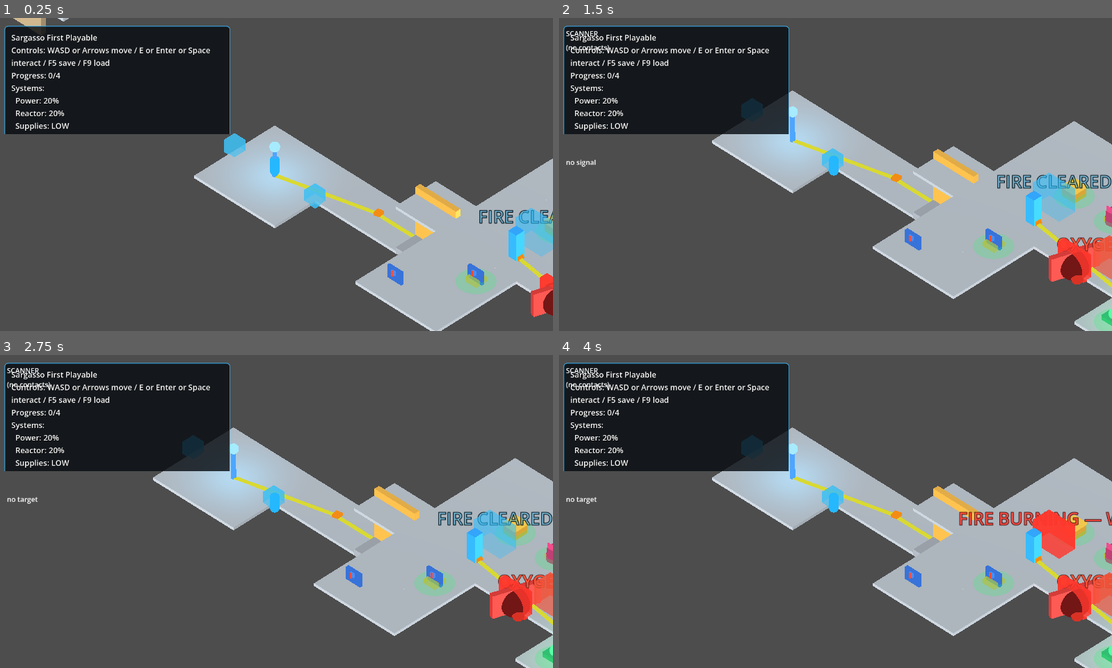
Above: before the commit, frames 1-4 (two rows, left to right).
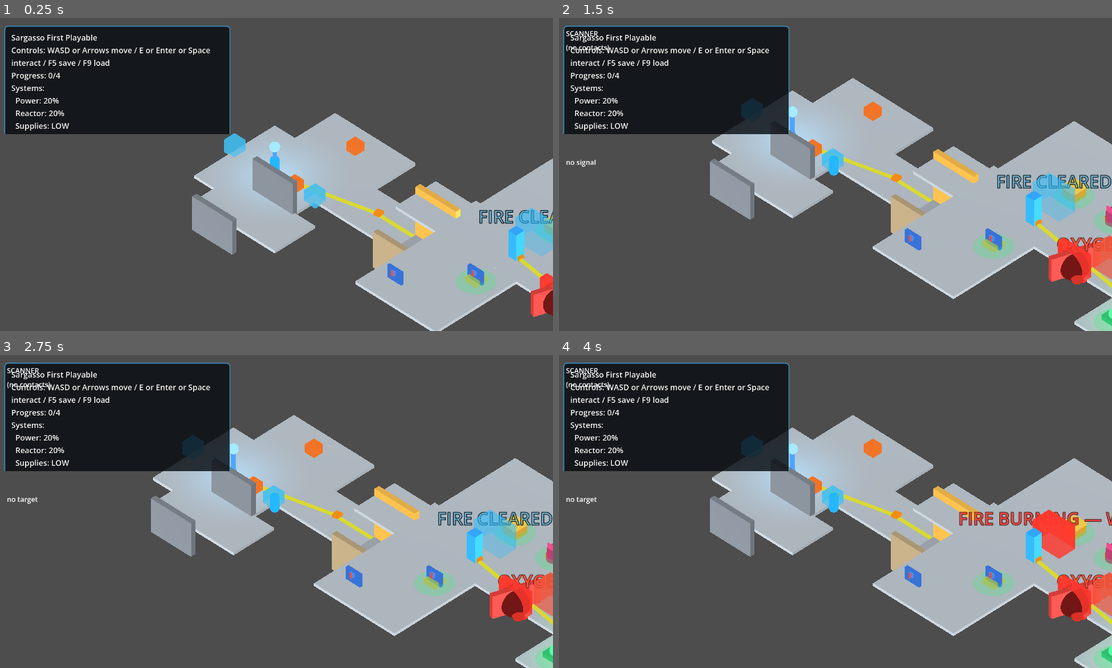
Above: after the commit, the same moments.

Repository: 9thLevelSoftware/the-synaptic-sea
Game: Godot game, scene res://scenes/main.tscn
Two runs of this game, one before a commit and one after it. Both use one fixed random seed, a clock stepped at 60 frames per second and the inputs below.
Inputs (mouse positions are in pixels of both pictures, inside the frame that each line leads up to):
- Up to frame 1 (0.25 s): no input
- Up to frame 2 (1.5 s): tap Enter (ui_accept) at 0.5, 0.77 s; move the mouse to (957, 158) at 0.52 s; hold D (move_right) 0.53-1.28 s; hold E (interact) 0.53-1.28 s; click (957, 158) at 0.67 s; move the mouse to (724, 190) at 1.27 s; hold S (move_back) from 1.28 s (still down); tap Tab (toggle_scanner) at 1.35 s
- Up to frame 3 (2.75 s): tap Enter (ui_accept) at 1.52, 2 s; move the mouse to (331, 442) at 2.02 s; release S (move_back) at 2.03 s; hold D (move_right) from 2.03 s (still down); tap Space at 2.1 s
- Up to frame 4 (4 s): tap Enter (ui_accept) at 2.75, 3.02, 3.5, 3.77 s; move the mouse to (807, 574) at 2.77 s; release D (move_right) at 2.78 s; hold W (move_forward) 2.78-3.53 s; tap Keypad Enter at 2.85 s; click (807, 574) at 2.92 s; move the mouse to (1001, 558) at 3.52 s; hold A (move_left) from 3.53 s (still down); hold E (interact) from 3.53 s (still down)

The runs differ from the first frame. In frame 1, 6.3% of the frame differs, in the area x 2-87%, y 0-81%; in frame 2, 6.1%; in frame 3, 6.1%; in frame 4, 6.1%.

Commit message:
feat(docking): port-aligned lifeboat dock at boot via DockingManager (retire fixed offset)
- DockingManager: add host_port_to_world() static helper to lift a ship-local
  port to world space via host.scene_root.global_transform
- DockPorts.for_derelict: fall back to airlock room when no dock room exists
  so coherent_ship_001 (airlock-only) can serve as a docking host
- GeneratedShipLoader: add get_layout_copy() accessor for layout_doc
- ShipInstance: add built_layout field + blueprint_layout_for_validation() seam;
  move ROOM_HALF_EXTENT/ROOM_HALF_HEIGHT consts to top-of-class
- PlayableGeneratedShip: set home_ship.built_layout from loader on boot; replace
  fixed LIFEBOAT_DOCK_OFFSET with real port-aligned _dock_piloted_to(home_ship);
  add piloted_ship field; add _dock_piloted_to/_ship_seed/_ship_condition_class helpers
- Add boot_dock_aligned_smoke: asserts gap < 0.5 between home port and lifeboat airlock

DONE_WITH_CONCERNS: canonical_opening_smoke line 39 fails — its distance-to-root
proxy for "player on derelict side" breaks now that the lifeboat root is adjacent
(~4 units) rather than 35 units away. The semantic invariant is intact (occupancy
passes in dock_copresence_smoke). Needs assertion updated to occupancy-based check.

Co-Authored-By: Claude Opus 4.8 <noreply@anthropic.com>

Diff:
--- a/scripts/procgen/generated_ship_loader.gd
+++ b/scripts/procgen/generated_ship_loader.gd
@@ -174,6 +174,10 @@
 
 func has_loaded_ship() -> bool:
 	return structural_root != null and not objective_specs.is_empty() and start_position != Vector3.INF and goal_position != Vector3.INF
+
+
+func get_layout_copy() -> Dictionary:
+	return layout_doc.duplicate(true)
 
 
 func get_start_transform() -> Transform3D:
--- a/scripts/procgen/playable_generated_ship.gd
+++ b/scripts/procgen/playable_generated_ship.gd
@@ -32,6 +32,8 @@
 const LootRollerScript := preload("res://scripts/systems/loot_roller.gd")
 const RepairPointScript := preload("res://scripts/tools/repair_point.gd")
 const ShipOccupancyScript := preload("res://scripts/systems/ship_occupancy.gd")
+const DockPortsScript := preload("res://scripts/systems/dock_ports.gd")
+const DockingManagerScript := preload("res://scripts/systems/docking_manager.gd")
 const LifeBoatBuilderScript := preload("res://scripts/procgen/life_boat.gd")
 
 signal playable_ready(summary: Dictionary)
@@ -143,6 +145,7 @@
 # Phase 5a Task 7: the physical lifeboat docked to the starting derelict.
 # Co-present at LIFEBOAT_DOCK_OFFSET; shares ship_systems_manager with the home ship.
 var lifeboat_ship = null                    # ShipInstance (docked to home_ship)
+var piloted_ship = null                     # the ShipInstance the player currently pilots (the lifeboat this cycle)
 # Sub-project #2: the active derelict's objective interactables live under a
 # dedicated root (empty while on the home ship). Separate from the home gameplay
 # roots so it stays attached when away_from_start.
@@ -1641,12 +1644,12 @@
 		# Sub-project #1: keep a stable reference to the home ship so travel_home
 		# and world-load can restore it.
 		home_ship = current_ship
+		# Store the layout so DockPorts can derive port descriptors for boot docking.
+		home_ship.built_layout = loader.get_layout_copy()
 		# Phase 5a Task 6: initialise occupancy to home ship (player starts here).
 		current_occupancy = home_ship
 		# Phase 5a Task 7: build the physical lifeboat docked to the starting derelict.
-		# The lifeboat is a 3-room Node3D placed at LIFEBOAT_DOCK_OFFSET, co-present
-		# with the home derelict. It shares ship_systems_manager so opening-damage,
-		# repair, and travel-gate semantics (#4) stay exactly as they are.
+		# The lifeboat is now port-aligned via DockingManager (replaces fixed LIFEBOAT_DOCK_OFFSET).
 		_build_lifeboat_at_home()
 	_build_interactables()
 	_build_slice_affordance_labels()
@@ -1731,22 +1734,37 @@
 	# Create the ShipInstance: shared systems_manager so #4 opening-damage, travel-gate,
 	# and repair semantics stay exactly as they are.
 	lifeboat_ship = ShipInstanceScript.create("lifeboat", "", null, ship_systems_manager, lb_root)
-
-	# Dock relationship: lifeboat is docked to the home derelict.
-	# Erase any stale lifeboat reference first (reload path: _reset_runtime_for_reload
-	# sets lifeboat_ship = null but home_ship stays, so docked_ships may still hold a
-	# stale entry from the previous load). erase (not clear) so a future task that
-	# docks OTHER ships to home is not wiped.
-	lifeboat_ship.parent_ship = home_ship
-	if home_ship != null:
-		home_ship.docked_ships.erase(lifeboat_ship)
-		home_ship.docked_ships.append(lifeboat_ship)
-
-	# Position at fixed anchor, clear of coherent_ship_001's extent and DERELICT_DOCK_OFFSET.
-	lb_root.position = LIFEBOAT_DOCK_OFFSET
-
-	# Add to the scene tree so it is co-present with the home derelict.
+	lifeboat_ship.built_layout = LifeBoatBuilderScript.build_layout()
+
+	# Add to the scene tree FIRST so host/mobile global_transforms resolve, then
+	# port-align the lifeboat to the home dock via DockingManager (replaces the
+	# fixed LIFEBOAT_DOCK_OFFSET hack — boot is now a real port-aligned dock).
 	add_child(lb_root)
+	piloted_ship = lifeboat_ship
+	_dock_piloted_to(home_ship)
+
+## Port-aligns piloted_ship's airlock to host's dock port and writes the dock
+## relationship. host.scene_root must be in-tree. Returns the dock() result dict.
+func _dock_piloted_to(host) -> Dictionary:
+	if piloted_ship == null or host == null or host.scene_root == null:
+		return {"success": false, "reason": "dock_failed"}
+	var cc := 0 if host == home_ship else _ship_condition_class(host)
+	var host_local: Dictionary = DockPortsScript.for_derelict(host.built_layout, _ship_seed(host), cc)
+	var host_world: Dictionary = DockingManagerScript.host_port_to_world(host, host_local)
+	var mobile_local: Dictionary = DockPortsScript.for_lifeboat(piloted_ship.built_layout)
+	if not DockPortsScript.ports_compatible(host_world, mobile_local):
+		return {"success": false, "reason": "dock_incompatible"}
+	return DockingManagerScript.dock(host, piloted_ship, host_world, mobile_local)
+
+func _ship_seed(inst) -> int:
+	if inst != null and inst.blueprint != null and ("seed_value" in inst.blueprint):
+		return int(inst.blueprint.seed_value)
+	return 0
+
+func _ship_condition_class(inst) -> int:
+	if inst != null and inst.blueprint != null and ("condition" in inst.blueprint):
+		return int(inst.blueprint.condition)
+	return 0
 
 func _spawn_player() -> void:
 	player = PlayerControllerScript.new()
--- a/scripts/systems/dock_ports.gd
+++ b/scripts/systems/dock_ports.gd
@@ -23,6 +23,10 @@
 
 static func for_derelict(layout: Dictionary, seed_value: int = 0, condition_class: int = 0) -> Dictionary:
 	var center: Vector3 = _room_floor_center(layout, "dock", "dock")
+	# Fall back to the airlock room when no dock room exists (e.g. the home ship uses
+	# its airlock as the docking attachment point rather than a dedicated dock room).
+	if center == Vector3.INF:
+		center = _room_floor_center(layout, "airlock", "airlock")
 	if center == Vector3.INF:
 		return {}
 	return {
--- a/scripts/systems/docking_manager.gd
+++ b/scripts/systems/docking_manager.gd
@@ -69,6 +69,26 @@
 	mobile_inst.docking_ports = [{"host_port": host_port, "mobile_port": mobile_port}]
 	return {"success": true, "reason": "ok"}
 
+## Lifts a ship-LOCAL dock port to WORLD space via the host's placed transform.
+## host_inst.scene_root must be in the scene tree for global_transform to be valid.
+## Returns {} when the host has no valid in-tree scene_root or local_port is empty.
+static func host_port_to_world(host_inst, local_port: Dictionary) -> Dictionary:
+	if host_inst == null or local_port.is_empty():
+		return {}
+	if not ("scene_root" in host_inst):
+		return {}
+	var root = host_inst.scene_root
+	if root == null or not is_instance_valid(root) or not (root is Node3D) or not (root as Node3D).is_inside_tree():
+		return {}
+	var x: Transform3D = (root as Node3D).global_transform
+	return {
+		"position": x * (local_port.get("position", Vector3.ZERO) as Vector3),
+		"facing": (x.basis * (local_port.get("facing", Vector3.FORWARD) as Vector3)).normalized(),
+		"type": str(local_port.get("type", "airlock")),
+		"size_class": int(local_port.get("size_class", 1)),
+		"condition": str(local_port.get("condition", "intact")),
+	}
+
 static func undock(mobile_inst) -> Dictionary:
 	if mobile_inst == null:
 		return {"success": false, "reason": "dock_failed"}
--- a/scripts/systems/ship_instance.gd
+++ b/scripts/systems/ship_instance.gd
@@ -12,11 +12,15 @@
 const ShipSystemsManagerScript := preload("res://scripts/systems/ship_systems_manager.gd")
 const DerelictObjectiveControllerScript := preload("res://scripts/systems/derelict_objective_controller.gd")
 
+const ROOM_HALF_EXTENT: float = 4.0   # generous per-room half-box in X/Z (covers 2x1 rooms + module chains)
+const ROOM_HALF_HEIGHT: float = 3.0   # half deck height + headroom
+
 var ship_id: String = ""
 var marker_id: String = ""          # "" for the starting ship; cell:cell:index for traveled ships
 var blueprint                       # ShipBlueprint
 var systems_manager                 # ShipSystemsManager (this ship's own systems)
 var scene_root: Node3D = null       # generated/loaded tree; null when not instantiated
+var built_layout: Dictionary = {}   # the layout dict scene_root was built from (for dock-port derivation)
 
 # 5a: `ship_root` is the ship's positioned root — it IS scene_root, exposed
 # under the docking-domain name. Alias so DockingManager/occupancy read
@@ -103,8 +107,9 @@
 		objective_controller = DerelictObjectiveControllerScript.create()
 	return objective_controller
 
-const ROOM_HALF_EXTENT: float = 4.0   # generous per-room half-box in X/Z (covers 2x1 rooms + module chains)
-const ROOM_HALF_HEIGHT: float = 3.0   # half deck height + headroom
+## Validation/runtime seam: the layout dict this ship's scene_root was built from.
+func blueprint_layout_for_validation() -> Dictionary:
+	return built_layout
 
 ## World-space AABB enclosing this ship's interior, derived from the built
 ## ShipStructure's room-node LOCAL positions (robust off-tree / headless, where
--- /dev/null
+++ b/scripts/validation/boot_dock_aligned_smoke.gd
@@ -0,0 +1,65 @@
+extends SceneTree
+
+const MAIN_SCENE: PackedScene = preload("res://scenes/main.tscn")
+const DockPortsScript := preload("res://scripts/systems/dock_ports.gd")
+const DockingManagerScript := preload("res://scripts/systems/docking_manager.gd")
+const TIMEOUT_FRAMES: int = 300
+var main_node: Node
+var frame := 0
+var done := false
+var code := 0
+
+func _initialize() -> void:
+	main_node = MAIN_SCENE.instantiate()
+	get_root().add_child(main_node)
+	process_frame.connect(_on_frame)
+
+func _on_frame() -> void:
+	if done: return
+	frame += 1
+	var p = _find(main_node)
+	if p == null or p.loader == null or not p.loader.has_loaded_ship():
+		if frame > TIMEOUT_FRAMES: _fail("no playable")
+		return
+	_run(p)
+
+func _run(p) -> void:
+	var home = p.get_home_ship_for_validation()
+	var lb = p.get_lifeboat_ship_for_validation()
+	if home == null or lb == null: _fail("missing home/lifeboat"); return
+	if lb.parent_ship != home: _fail("lifeboat not docked to home"); return
+
+	# Host dock port lifted to world, and lifeboat airlock port lifted to world via the
+	# lifeboat's actual placed transform, must be coincident (flush dock — NOT the old
+	# fixed -35 offset which left a ~30u gap).
+	var home_local = DockPortsScript.for_derelict(home.blueprint_layout_for_validation())
+	var host_world = DockingManagerScript.host_port_to_world(home, home_local)
+	var lb_local = DockPortsScript.for_lifeboat(lb.blueprint_layout_for_validation())
+	var lb_world: Vector3 = lb.scene_root.global_transform * (lb_local["position"] as Vector3)
+	var gap: float = lb_world.distance_to(host_world["position"] as Vector3)
+	if gap > 0.5:
+		_fail("lifeboat airlock not flush to home dock (gap=%.2f)" % gap); return
+
+	done = true
+	print("BOOT DOCK ALIGNED PASS flush=true gap_lt_0p5=true")
+	_teardown(0)
+
+func _find(n: Node):
+	if n is PlayableGeneratedShip: return n
+	for c in n.get_children():
+		var f = _find(c)
+		if f != null: return f
+	return null
+
+func _fail(r: String) -> void:
+	if done: return
+	done = true
+	push_error("BOOT DOCK ALIGNED FAIL reason=%s" % r)
+	_teardown(1)
+
+func _teardown(c: int) -> void:
+	code = c
+	if main_node != null and is_instance_valid(main_node): main_node.free(); main_node = null
+	call_deferred("_q")
+
+func _q() -> void: quit(code)
